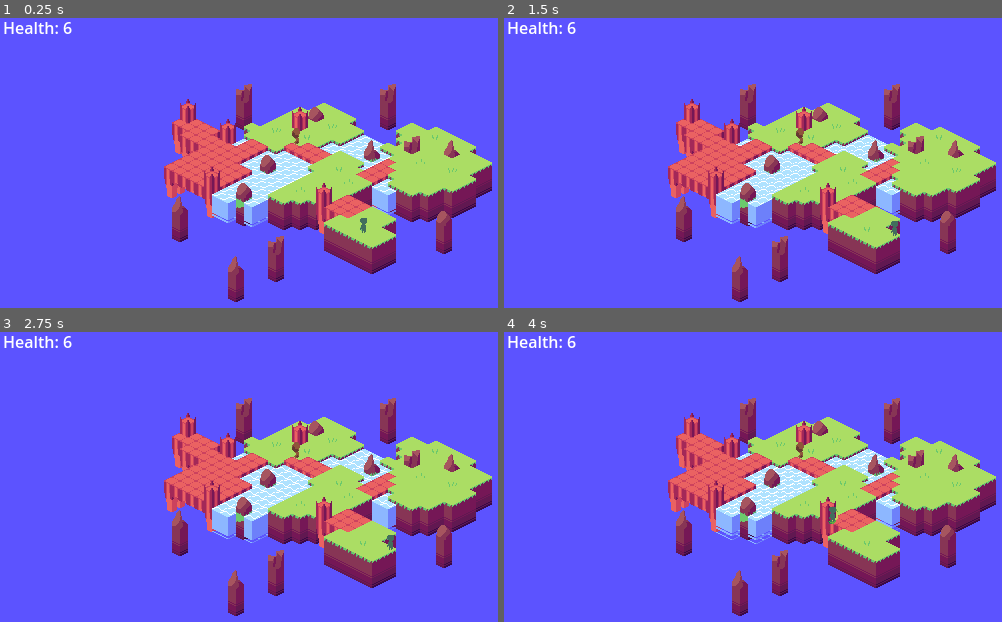
Above: before the commit, frames 1-4 (two rows, left to right).
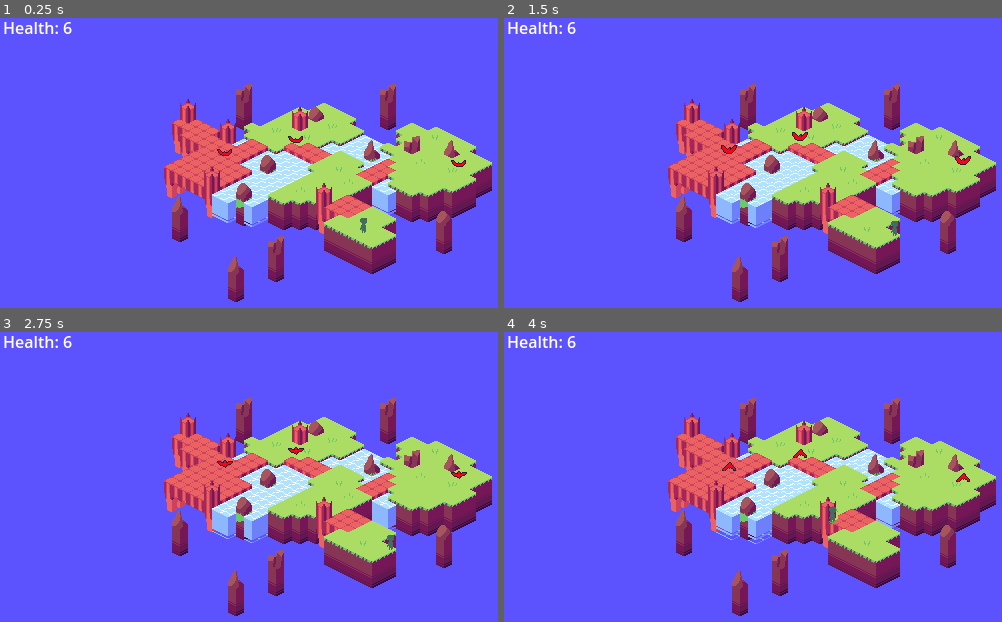
Above: after the commit, the same moments.

Repository: Boxypluto/Isometric-Rougelike
Game: Godot game, scene res://Scenes/Areas/Area 1/GrassIslands.tscn
The game is run twice, just before and just after one commit, with the same random seed, the same clock (stepped at 60 frames per second) and the same inputs.
Inputs (mouse positions are in pixels of both pictures, inside the frame that each line leads up to):
- Up to frame 1 (0.25 s): no input
- Up to frame 2 (1.5 s): move the mouse to (967, 163) at 0.52 s; hold Right (Right) 0.53-1.28 s; hold Shift (Dash) 0.53-1.28 s; move the mouse to (698, 194) at 1.27 s; hold Down (Down) from 1.28 s (still down); click (698, 194) at 1.35 s
- Up to frame 3 (2.75 s): tap Shift (Dash) at 1.55 s; move the mouse to (383, 421) at 2.02 s; release Down (Down) at 2.03 s; hold Right (Right) from 2.03 s (still down); hold Shift (Dash) from 2.03 s (still down)
- Up to frame 4 (4 s): move the mouse to (792, 555) at 2.77 s; release Right (Right) at 2.78 s; release Shift (Dash) at 2.78 s; hold Up (Up) 2.78-3.53 s; tap Shift (Dash) at 2.85, 3.8 s; move the mouse to (outside the picture) at 3.52 s; press the mouse at (outside the picture) at 3.53 s; hold Left (Left) from 3.53 s (still down)

The runs differ from the first frame. In frame 1, 0.2% of the frame differs, in the area x 43-94%, y 37-52%; in frame 2, 0.2%, in the area x 43-94%, y 37-51%; in frame 3, 0.2%; in frame 4, 0.2%.

Commit message:
Bird ALMOST Finished (Needs Polish)

Diff:
--- a/Objects/Enemies/Bird/Bird.gd
+++ b/Objects/Enemies/Bird/Bird.gd
@@ -7,6 +7,9 @@
 @onready var chase_state : DirectChaseState = $StateMachine/DirectChaseState
 @onready var orbit_state : OrbitState = $StateMachine/OrbitState
 @onready var dash_state : MoveToPointState = $StateMachine/MoveToPointState
+
+# Sprite Animator
+@onready var animation : AnimatedSprite2D = $Animations
 
 # Player
 @onready var player : CharacterBody2D = $"../../Player"
@@ -20,7 +23,8 @@
 var OrbitDistance : float = 32
 var OrbitSpeed : float = 2
 var OrbitSmoothing : float = 0.5
-var DashSpeed : float = 256
+var DashSpeed : float = 3
+var DashDelay : float = 1
 
 func OnZeroHealth():
 	death.Kill()
@@ -29,6 +33,9 @@
 	health.DealDamage(damage)
 
 func _ready():
+
+	# Animation Setup
+	animation.speed_scale = 0.5
 
 	# Chase Setup
 	chase_state.Target = player
@@ -51,12 +58,15 @@
 	# Dash Setup
 	dash_state.Actor = self
 	dash_state.Speed = DashSpeed
+	dash_state.ActorSprite = animation
+	dash_state.SpriteRotationOffset = PI/2
 
 	# State Machine Setup
 	state_machine.initial_state = nearby_state
 	state_machine.setup()
 
 func NearToPlayer():
+	animation.speed_scale = 1
 	state_machine.change_state("DirectChaseState")
 
 func ChaseCloseToPlayer():
@@ -64,11 +74,18 @@
 	dive_timer.start()
 
 func StartDive():
+	animation.animation = "Dive"
 	dive_timer.stop()
+	orbit_state.Speed = OrbitSpeed/4
+	animation.rotation = player.position.angle_to_point(position) + PI/2
+	await get_tree().create_timer(DashDelay).timeout
+	orbit_state.Speed = OrbitSpeed
 	dash_state.TargetPos = ((player.position - position) * 2) + position
 	print(dash_state.TargetPos)
 	state_machine.change_state("MoveToPointState")
 
 func DashEnded():
+	animation.animation = "Fly"
 	state_machine.change_state("OrbitState")
+	animation.rotation = 0
 	dive_timer.start()
--- a/Objects/Enemies/Bird/Bird.tscn
+++ b/Objects/Enemies/Bird/Bird.tscn
@@ -1,11 +1,12 @@
-[gd_scene load_steps=13 format=3 uid="uid://bp5ebenvevhe8"]
+[gd_scene load_steps=15 format=3 uid="uid://bp5ebenvevhe8"]
 
 [ext_resource type="Script" path="res://Objects/Enemies/Bird/Bird.gd" id="1_85l0l"]
-[ext_resource type="Texture2D" uid="uid://baenhglam4ysl" path="res://Objects/Enemies/Dummy/Dummy.png" id="2_me665"]
+[ext_resource type="SpriteFrames" uid="uid://dh8dt05qn1is5" path="res://Objects/Enemies/Bird/BirdFrames.tres" id="2_j4jd8"]
 [ext_resource type="Script" path="res://Classes/Components/HealthComponent.gd" id="3_2jprj"]
 [ext_resource type="Script" path="res://Classes/Components/DeathComponent.gd" id="4_6quqm"]
 [ext_resource type="Script" path="res://Classes/Components/HurtBoxComponent.gd" id="5_agwwo"]
 [ext_resource type="Script" path="res://Classes/StateMachine.gd" id="6_1ilop"]
+[ext_resource type="Script" path="res://Classes/Components/DamagingAreaComponent.gd" id="6_b5k8n"]
 [ext_resource type="Script" path="res://States/DirectChaseState.gd" id="7_e230l"]
 [ext_resource type="Script" path="res://States/WaitForNearbyState.gd" id="8_l2c1s"]
 [ext_resource type="Script" path="res://States/OrbitState.gd" id="9_twfpn"]
@@ -15,7 +16,10 @@
 radius = 2.06155
 
 [sub_resource type="RectangleShape2D" id="RectangleShape2D_aa344"]
-size = Vector2(8, 16)
+size = Vector2(8, 6)
+
+[sub_resource type="CircleShape2D" id="CircleShape2D_7vqgq"]
+radius = 4.0
 
 [node name="Bird" type="CharacterBody2D"]
 texture_filter = 1
@@ -30,9 +34,12 @@
 disabled = true
 debug_color = Color(0.980392, 0, 0.396078, 0.419608)
 
-[node name="Sprite2D" type="Sprite2D" parent="."]
+[node name="Animations" type="AnimatedSprite2D" parent="."]
 position = Vector2(0, -8)
-texture = ExtResource("2_me665")
+sprite_frames = ExtResource("2_j4jd8")
+animation = &"Fly"
+autoplay = "Fly"
+frame_progress = 0.374199
 
 [node name="HealthComponent" type="Node2D" parent="."]
 script = ExtResource("3_2jprj")
@@ -47,8 +54,18 @@
 HurtBoxType = "Enemy"
 
 [node name="HurtBoxShape" type="CollisionShape2D" parent="HurtBoxComponent"]
-position = Vector2(0, -8)
+position = Vector2(0, -5)
 shape = SubResource("RectangleShape2D_aa344")
+
+[node name="DamagingAreaComponent" type="Area2D" parent="."]
+script = ExtResource("6_b5k8n")
+hitTags = Array[String](["Player"])
+Damage = 1
+
+[node name="CollisionShape2D" type="CollisionShape2D" parent="DamagingAreaComponent"]
+position = Vector2(0, -5)
+shape = SubResource("CircleShape2D_7vqgq")
+debug_color = Color(0.882353, 0, 0.815686, 0.419608)
 
 [node name="DiveTimer" type="Timer" parent="."]
 wait_time = 2.237
@@ -71,6 +88,7 @@
 
 [connection signal="HealthReachedZero" from="HealthComponent" to="." method="OnZeroHealth"]
 [connection signal="Hit" from="HurtBoxComponent" to="." method="OnBirdHit"]
+[connection signal="area_entered" from="DamagingAreaComponent" to="DamagingAreaComponent" method="AreaEntered"]
 [connection signal="timeout" from="DiveTimer" to="." method="StartDive"]
 [connection signal="NearTo" from="StateMachine/DirectChaseState" to="." method="ChaseCloseToPlayer"]
 [connection signal="NearTo" from="StateMachine/WaitForNearbyState" to="." method="NearToPlayer"]
--- /dev/null
+++ b/Objects/Enemies/Bird/BirdFrames.tres
@@ -0,0 +1,80 @@
+[gd_resource type="SpriteFrames" load_steps=12 format=3 uid="uid://dh8dt05qn1is5"]
+
+[ext_resource type="Texture2D" uid="uid://bm65cik6m2040" path="res://Objects/Enemies/Bird/BirdDive.png" id="1_q2cnm"]
+[ext_resource type="Texture2D" uid="uid://bfnmplkpgm2dj" path="res://Objects/Enemies/Bird/BirdFly.png" id="2_yc48h"]
+
+[sub_resource type="AtlasTexture" id="AtlasTexture_6pg2q"]
+atlas = ExtResource("1_q2cnm")
+region = Rect2(0, 0, 16, 16)
+
+[sub_resource type="AtlasTexture" id="AtlasTexture_ptdk8"]
+atlas = ExtResource("1_q2cnm")
+region = Rect2(16, 0, 16, 16)
+
+[sub_resource type="AtlasTexture" id="AtlasTexture_fvhop"]
+atlas = ExtResource("1_q2cnm")
+region = Rect2(32, 0, 16, 16)
+
+[sub_resource type="AtlasTexture" id="AtlasTexture_0yg1l"]
+atlas = ExtResource("1_q2cnm")
+region = Rect2(48, 0, 16, 16)
+
+[sub_resource type="AtlasTexture" id="AtlasTexture_yf0d6"]
+atlas = ExtResource("2_yc48h")
+region = Rect2(0, 0, 16, 16)
+
+[sub_resource type="AtlasTexture" id="AtlasTexture_bb13p"]
+atlas = ExtResource("2_yc48h")
+region = Rect2(16, 0, 16, 16)
+
+[sub_resource type="AtlasTexture" id="AtlasTexture_dgjii"]
+atlas = ExtResource("2_yc48h")
+region = Rect2(32, 0, 16, 16)
+
+[sub_resource type="AtlasTexture" id="AtlasTexture_uvrqf"]
+atlas = ExtResource("2_yc48h")
+region = Rect2(48, 0, 16, 16)
+
+[sub_resource type="AtlasTexture" id="AtlasTexture_wsqlk"]
+atlas = ExtResource("2_yc48h")
+region = Rect2(64, 0, 16, 16)
+
+[resource]
+animations = [{
+"frames": [{
+"duration": 1.0,
+"texture": SubResource("AtlasTexture_6pg2q")
+}, {
+"duration": 1.0,
+"texture": SubResource("AtlasTexture_ptdk8")
+}, {
+"duration": 1.0,
+"texture": SubResource("AtlasTexture_fvhop")
+}, {
+"duration": 1.0,
+"texture": SubResource("AtlasTexture_0yg1l")
+}],
+"loop": true,
+"name": &"Dive",
+"speed": 18.0
+}, {
+"frames": [{
+"duration": 1.0,
+"texture": SubResource("AtlasTexture_yf0d6")
+}, {
+"duration": 1.0,
+"texture": SubResource("AtlasTexture_bb13p")
+}, {
+"duration": 1.0,
+"texture": SubResource("AtlasTexture_dgjii")
+}, {
+"duration": 1.0,
+"texture": SubResource("AtlasTexture_uvrqf")
+}, {
+"duration": 1.0,
+"texture": SubResource("AtlasTexture_wsqlk")
+}],
+"loop": true,
+"name": &"Fly",
+"speed": 14.0
+}]
--- a/Player/Player.tscn
+++ b/Player/Player.tscn
@@ -14,8 +14,9 @@
 radius = 7.00002
 height = 36.0
 
-[sub_resource type="CircleShape2D" id="CircleShape2D_l075r"]
-radius = 3.0
+[sub_resource type="CapsuleShape2D" id="CapsuleShape2D_730lq"]
+radius = 2.0
+height = 10.0
 
 [node name="Player" type="CharacterBody2D"]
 texture_filter = 1
@@ -48,13 +49,14 @@
 disabled = true
 
 [node name="HurtBoxComponent" type="Area2D" parent="."]
+position = Vector2(0, -5)
 collision_mask = 3
 script = ExtResource("5_4wr88")
 HurtBoxType = "Player"
 
 [node name="HurtBoxShape" type="CollisionShape2D" parent="HurtBoxComponent"]
-position = Vector2(0, -2)
-shape = SubResource("CircleShape2D_l075r")
+position = Vector2(0, -1)
+shape = SubResource("CapsuleShape2D_730lq")
 
 [node name="HealthComponent" type="Node2D" parent="."]
 script = ExtResource("6_a2pee")
--- a/Scenes/Areas/Area 1/GrassIslands.tscn
+++ b/Scenes/Areas/Area 1/GrassIslands.tscn
@@ -14,3 +14,9 @@
 
 [node name="Bird" parent="Y-Sortables/Enemies" index="0" instance=ExtResource("2_4n5ff")]
 position = Vector2(-20, -87)
+
+[node name="Bird2" parent="Y-Sortables/Enemies" index="1" instance=ExtResource("2_4n5ff")]
+position = Vector2(143, -63)
+
+[node name="Bird3" parent="Y-Sortables/Enemies" index="2" instance=ExtResource("2_4n5ff")]
+position = Vector2(-91, -74)
--- /dev/null
+++ b/States/BlankState.gd
@@ -0,0 +1,2 @@
+extends State
+class_name BlankState
--- a/States/MoveToPointState.gd
+++ b/States/MoveToPointState.gd
@@ -2,18 +2,27 @@
 class_name MoveToPointState
 
 var TargetPos : Vector2
-var Actor : CharacterBody2D
+var Actor : Node2D
 var Speed : float
+
+var Velocity : Vector2
+
+var ActorSprite : Node2D
+var SpriteRotationOffset : float = 0
 
 signal AtPoint
 
 func physics_update(_delta):
 
-	Actor.velocity = Actor.position.direction_to(TargetPos)
+	if ActorSprite: ActorSprite.rotation = TargetPos.angle_to_point(Actor.position) + SpriteRotationOffset
 
-	Actor.velocity *= Speed
+	Velocity = Actor.position.direction_to(TargetPos)
 
+	Velocity *= Speed
+
+	if Actor.position.distance_to(TargetPos) < Velocity.length():
+		Velocity = Velocity.normalized() * Actor.position.distance_to(TargetPos)
 	if Actor.position.distance_to(TargetPos) < 1:
 		AtPoint.emit()
 
-	Actor.move_and_slide()
+	Actor.position += Velocity
--- a/States/OrbitState.gd
+++ b/States/OrbitState.gd
@@ -10,9 +10,10 @@
 var Angle
 
 func enter():
-	Angle = Target.position.angle_to(Actor.position)
+	Angle = Target.position.angle_to_point(Actor.position)
 
 func physics_update(_delta):
+
 	Angle += (Speed/Distance)
 	var Point : Vector2 = Target.position + (Vector2(cos(Angle), sin(Angle)) * Distance)
 	Actor.position =  Actor.position.lerp(Point, Smoothing)
Binary file added: Objects/Enemies/Bird/Bird.aseprite
Binary file added: Objects/Enemies/Bird/BirdDive.png
Not shown, added: Objects/Enemies/Bird/BirdDive.png.import
Binary file added: Objects/Enemies/Bird/BirdFly.png
Not shown, added: Objects/Enemies/Bird/BirdFly.png.import
